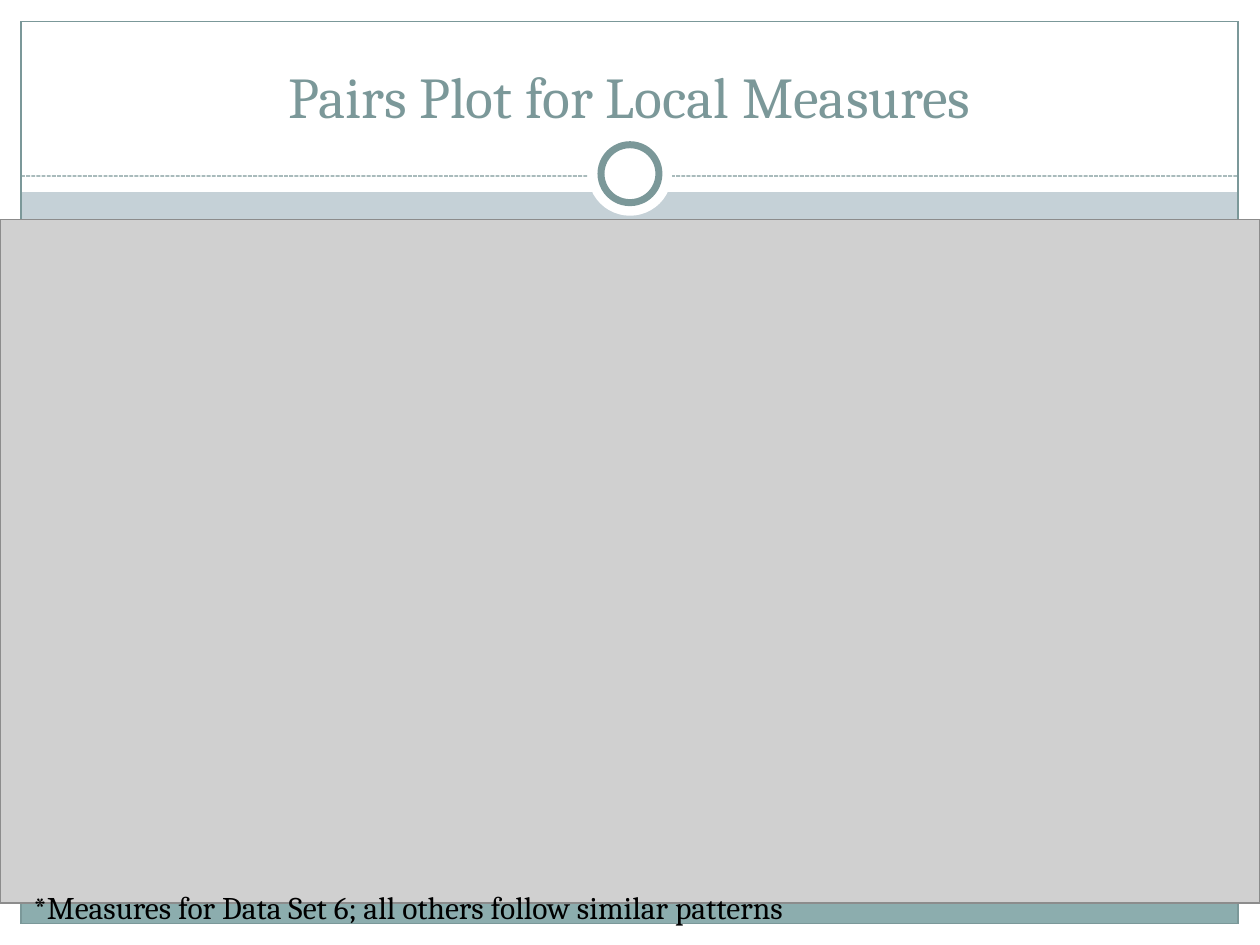
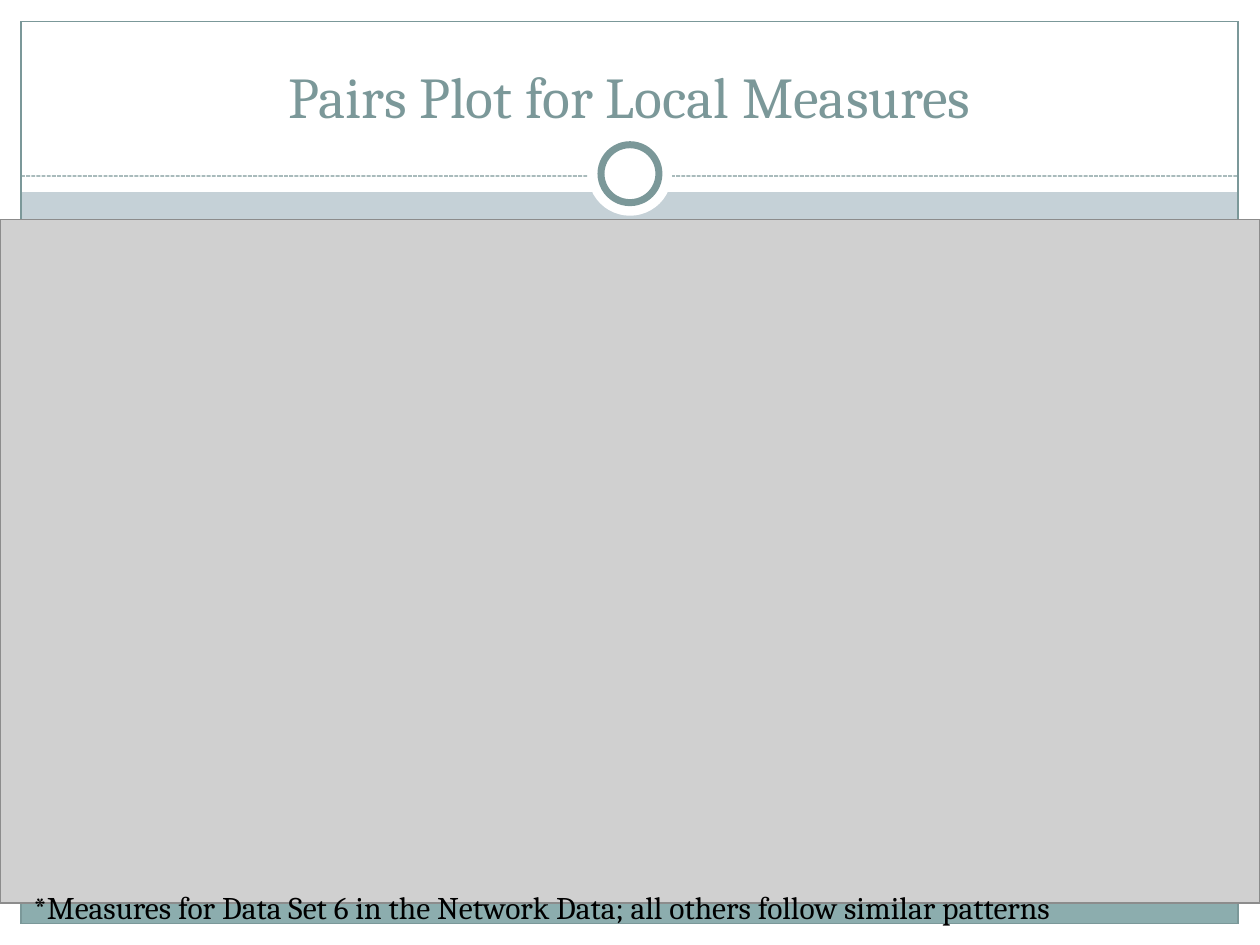
Before and after one commit to matthewjdenny/Hierarchy_In_Networks, a slide deck: slide 5 of Presentation/Oct21/Slides_10.21.pptx. Drawn at 1260x945 pixels with LibreOffice and Linux fonts; fonts in the diff are those of the drawing; grey boxes stand for pictures. Boxes give left, top, right and bottom in pixels: in the first picture for what was removed or moved away, otherwise in the second. Text is boxed around its words. In the diff, an @@ line names an element or a change of style, - is before the commit and + after.

Commit message:
Updated Presentation Some
I re-ran all of the algorithms on all 58 data sets and updated the
plots.

```diff
--- a/Presentation/Oct21/Slides_10.21.pptx
+++ b/Presentation/Oct21/Slides_10.21.pptx
@@ text at box(33, 891, 1050, 927): text changed @@
-*Measures for Data Set 6; all others follow similar patterns
+*Measures for Data Set 6 in the Network Data; all others follow similar patterns
```
Also in this commit, not shown: 3 other slides changed, 3 slides added, 1 slide removed.
